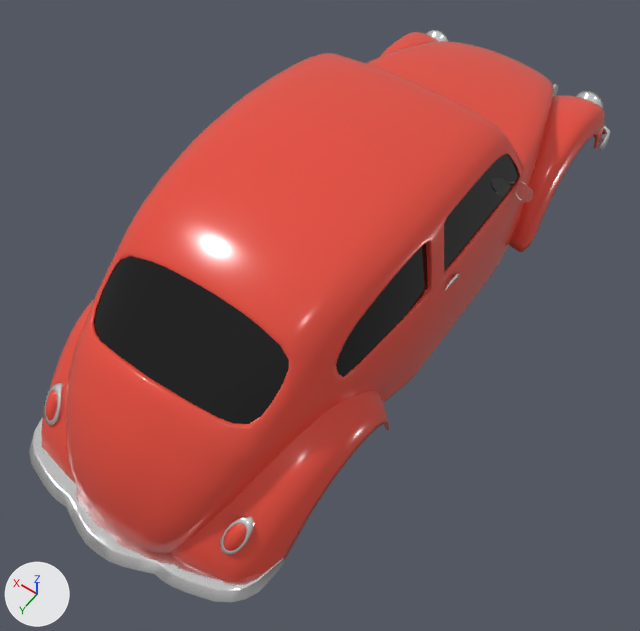
Renders of the glTF model models/poly-car.glb from each side of a commit.
Both versions are drawn from a 50 mm lens placed at (-1.41, 2.34, 2.86), pointed at (-0.1, 0.5, -0.03). Lighting does not change. The marker at lower left points along +X, +Y and +Z. Where no turn or scale is listed for an object, it has been applied to the vertices.

Names of what the first picture shows: 'Body', 'BumperRear', 'FenderFront', 'FenderRear', 'RearLights', 'Windows'.
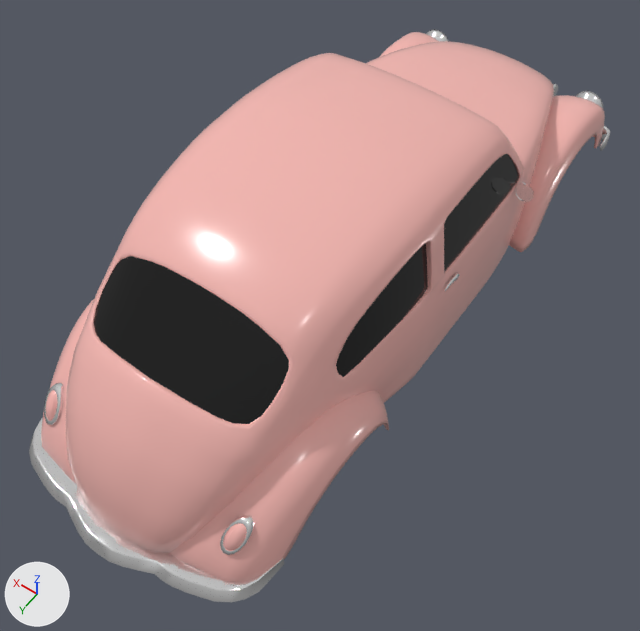
What differs and where, as boxes [x1, y1, x2, y2] in the pictures (640 x 631 px):
```json
{"object": "Body", "change": "surface changed", "before": [66, 41, 554, 553], "after": [66, 41, 554, 553], "on screen": "red to pink"}
{"object": "FenderRear", "change": "recoloured", "before": [41, 299, 389, 582], "after": [41, 299, 389, 582], "on screen": "red to pink"}
{"object": "FenderFront", "change": "recoloured", "before": [379, 32, 605, 252], "after": [379, 32, 605, 252], "on screen": "red to pink"}
{"object": "RearLights", "change": "recoloured", "before": [44, 383, 255, 555], "after": [44, 383, 255, 555], "on screen": "red to pink"}
```

Scene script edits in JSON lines:
```json
{"block": "mat_bodu", "where": "n2 = _N.new('ShaderNodeMix'); n2.name = 'Mix'"}
{"op": "set", "path": "n2.inputs[7].default_value", "old": "(0.799, 0.0723, 0.0452, 1.0)", "new": "(0.913, 0.474, 0.44, 1.0)", "note": "'B', red #e74c3c -> 'B', pink #f5b7b1"}
{"op": "set", "path": "mat_bodu_001.base_color", "old": "(0.799, 0.0723, 0.0452)", "new": "(0.913, 0.474, 0.44)", "note": "red #e74c3c -> pink #f5b7b1"}
```
